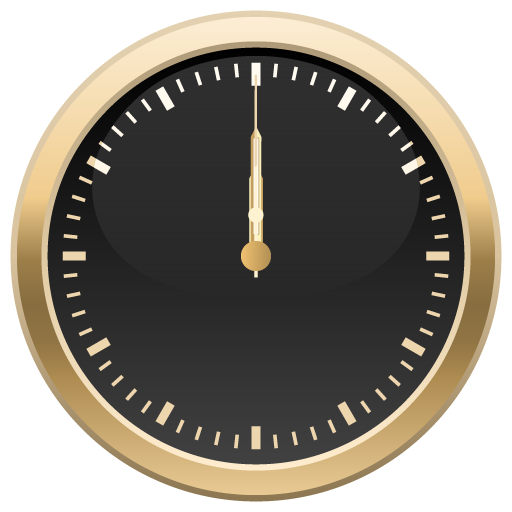
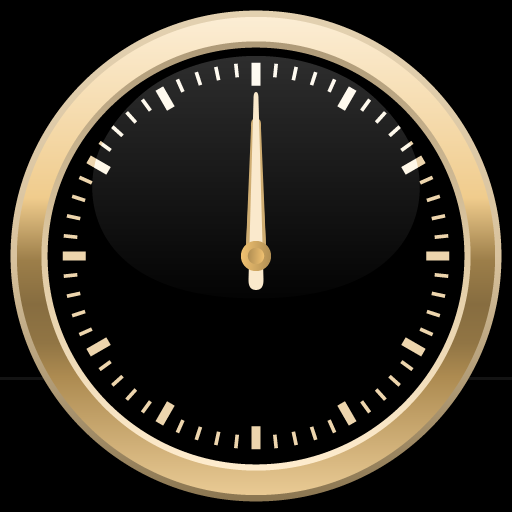
Comparing the layer stacks of the two 512x512 images. Changes:
painted on "foreground" over 247, 248, 265, 264
painted on "seconds" over 248, 74, 264, 290
painted on "minutes" over 246, 118, 266, 261
painted on "hours" over 245, 143, 267, 263
painted on "background" over 47, 47, 465, 465
added layer "Layer 1" over 0, 0, 512, 512
